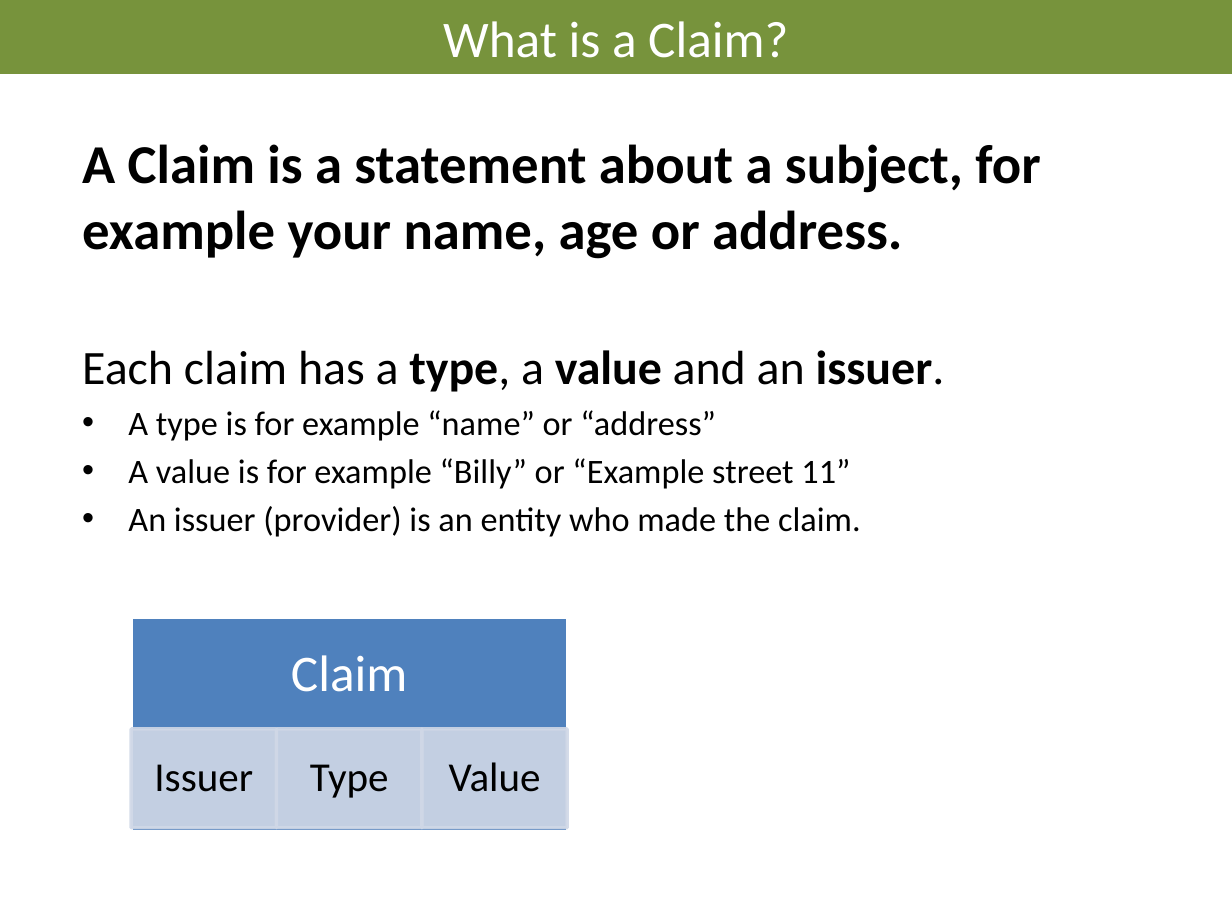
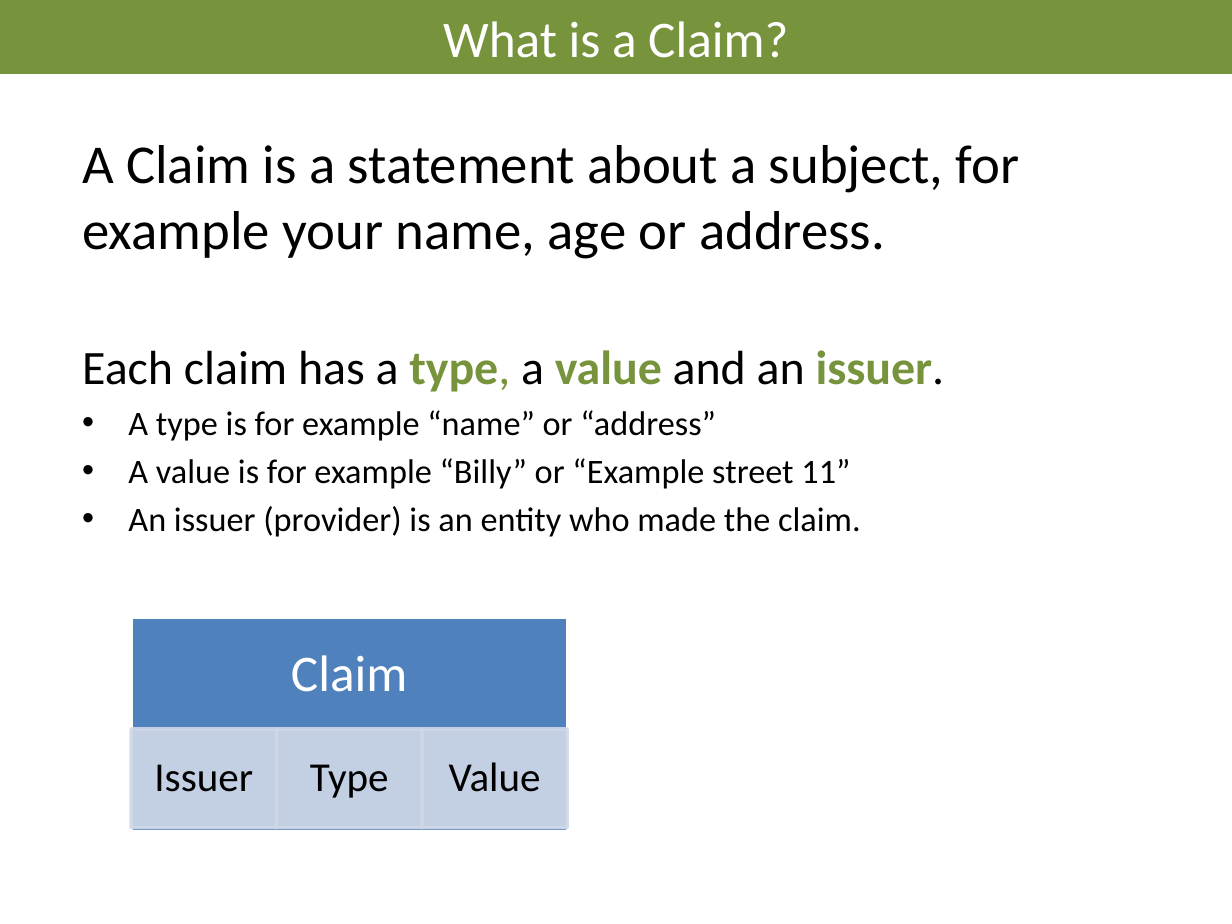
Before and after one commit to AndreasElffors/IdentityTemplate, a slide deck: slide 10 of Documents/Identity-Theory.pptx (slide 5 before the commit). Drawn at 1232x924 pixels with LibreOffice and Linux fonts; fonts in the diff are those of the drawing; background and template pictures are left out. Boxes give left, top, right and bottom in pixels: in the first picture for what was removed or moved away, otherwise in the second. Text is boxed around its words. In the diff, an @@ line names an element or a change of style, - is before the commit and + after.

```diff
--- a/Documents/Identity-Theory.pptx
+++ b/Documents/Identity-Theory.pptx
@@ text at box(82, 145, 1019, 392): bold off in "A Claim is a statement about a ..."; text colour #000000 to #77933C in "type, value issuer." @@
```
Also in this commit, not shown: 12 other slides changed, 12 slides added, 2 slides removed.
